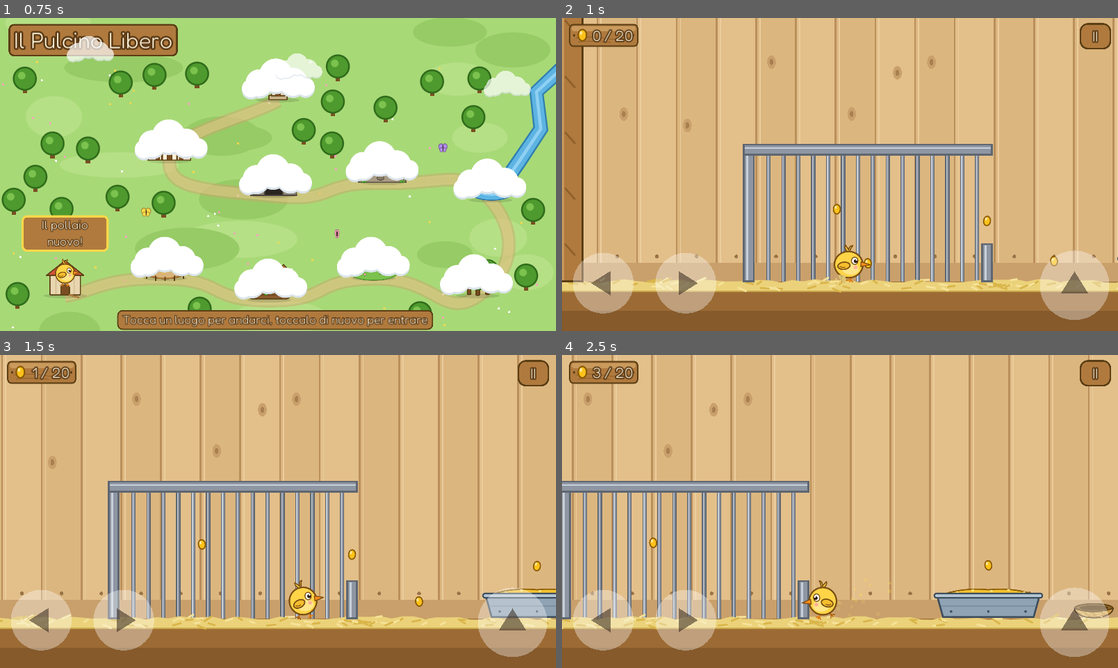
Above: before the commit, frames 1-4 (two rows, left to right).
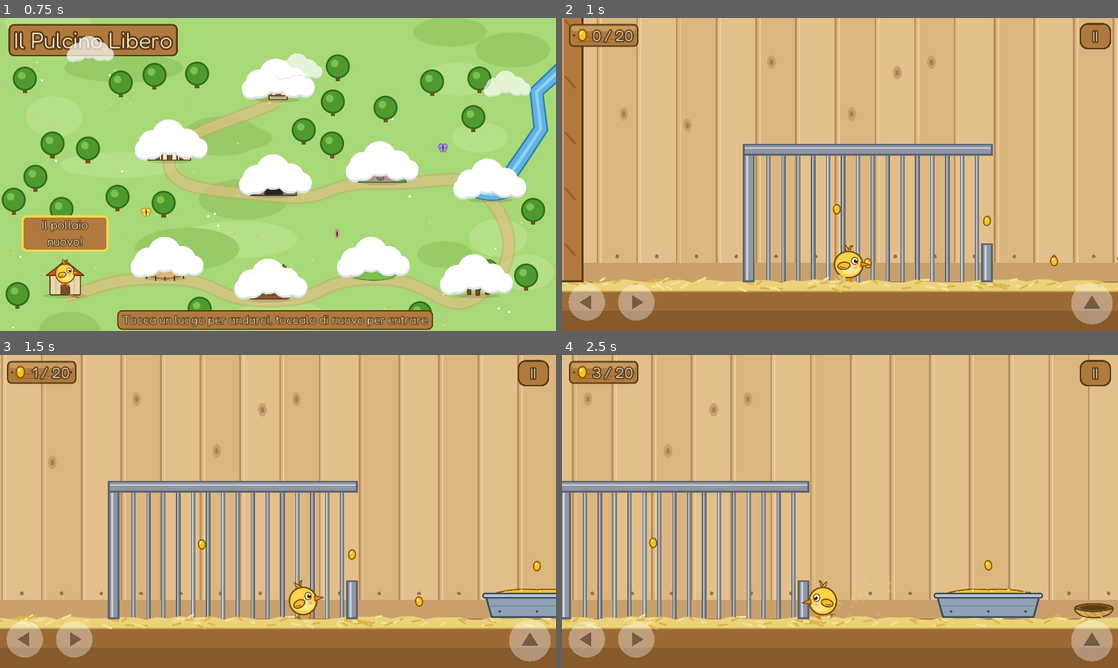
Above: after the commit, the same moments.

Repository: ricky80l/pulcino-libero
Game: Godot game, scene res://scenes/mappa.tscn
The game is run twice, just before and just after one commit, with the same random seed, the same clock (stepped at 60 frames per second) and the same inputs.
Inputs (mouse positions are in pixels of both pictures, inside the frame that each line leads up to):
- Up to frame 1 (0.75 s): tap Enter (ui_accept) at 0.5 s; move the mouse to (400, 158) at 0.52 s; hold Right (move_right) from 0.53 s (still down); tap X (peck) at 0.6 s; click (400, 158) at 0.67 s
- Up to frame 2 (1 s): keep holding Right (move_right); tap Space (jump) at 0.77 s
- Up to frame 3 (1.5 s): keep holding Right (move_right); move the mouse to (166, 527) at 1.27 s; tap X (peck) at 1.35 s
- Up to frame 4 (2.5 s): tap Space (jump) at 1.52 s; move the mouse to (895, 442) at 2.02 s; release Right (move_right) at 2.03 s; hold Left (move_left) from 2.03 s (still down); tap X (peck) at 2.1 s

Frame 1 is identical in both runs. In frame 2, 5.5% of the frame differs, in the area x 1-99%, y 74-98%; in frame 3, 5.5%; in frame 4, 5.5%.

Commit message:
Pulsanti a schermo piu' piccoli: 85% sul telefono, 60% sul PC
Restano ancorati agli angoli in basso, cosi' lasciano piu' spazio alla
scena. Il gioco riconosce il telefono dallo schermo touch.

Co-Authored-By: Claude Opus 5.5 <noreply@anthropic.com>

Diff:
--- a/scripts/pulsante_touch.gd
+++ b/scripts/pulsante_touch.gd
@@ -8,9 +8,16 @@
 export var zona_tocco := Vector2(95, 130)  # metà larghezza e metà altezza della zona sensibile, più grande del cerchio
 export var trasparenza := 0.35  # 0 = invisibile, 1 = pieno
 export var trasparenza_premuto := 0.65  # quanto si illumina mentre lo tieni premuto
+export var scala_telefono := 0.85  # grandezza sui telefoni (1 = com'è disegnato)
+export var scala_pc := 0.6  # grandezza giocando dal PC, dove si usa la tastiera
 
 
 func _ready():
+	# Più piccolo su PC, un po' più piccolo su telefono; resta ancorato all'angolo più vicino in basso
+	var s := scala_telefono if _e_telefono() else scala_pc
+	var angolo := Vector2(0 if position.x < 640 else 1280, 720)
+	position = angolo + (position - angolo) * s
+	scale = Vector2(s, s)
 	# Zona sensibile rettangolare: il pollice non deve centrare il cerchio
 	var rettangolo := RectangleShape2D.new()
 	rettangolo.extents = zona_tocco
@@ -19,6 +26,11 @@
 	shape_centered = false
 	connect("pressed", self, "update")
 	connect("released", self, "update")
+
+
+static func _e_telefono() -> bool:
+	# schermo touch, e non il gioco avviato direttamente sul PC
+	return OS.has_touchscreen_ui_hint() and not OS.has_feature("pc")
 
 
 func _draw():
Not shown, changed: docs/index.html
Not shown, changed: docs/index.pck
